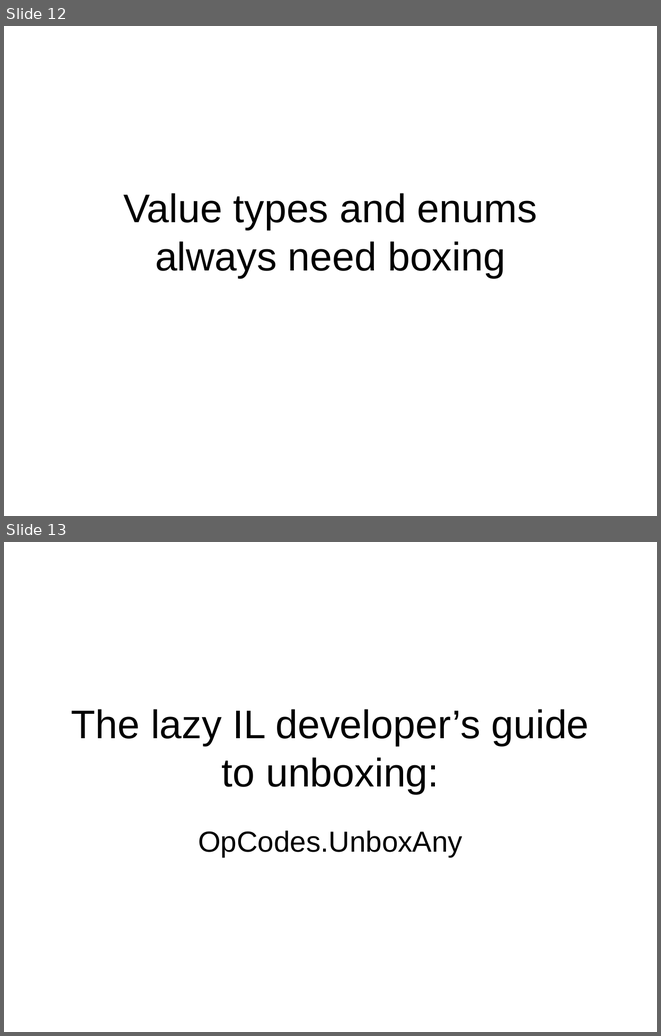
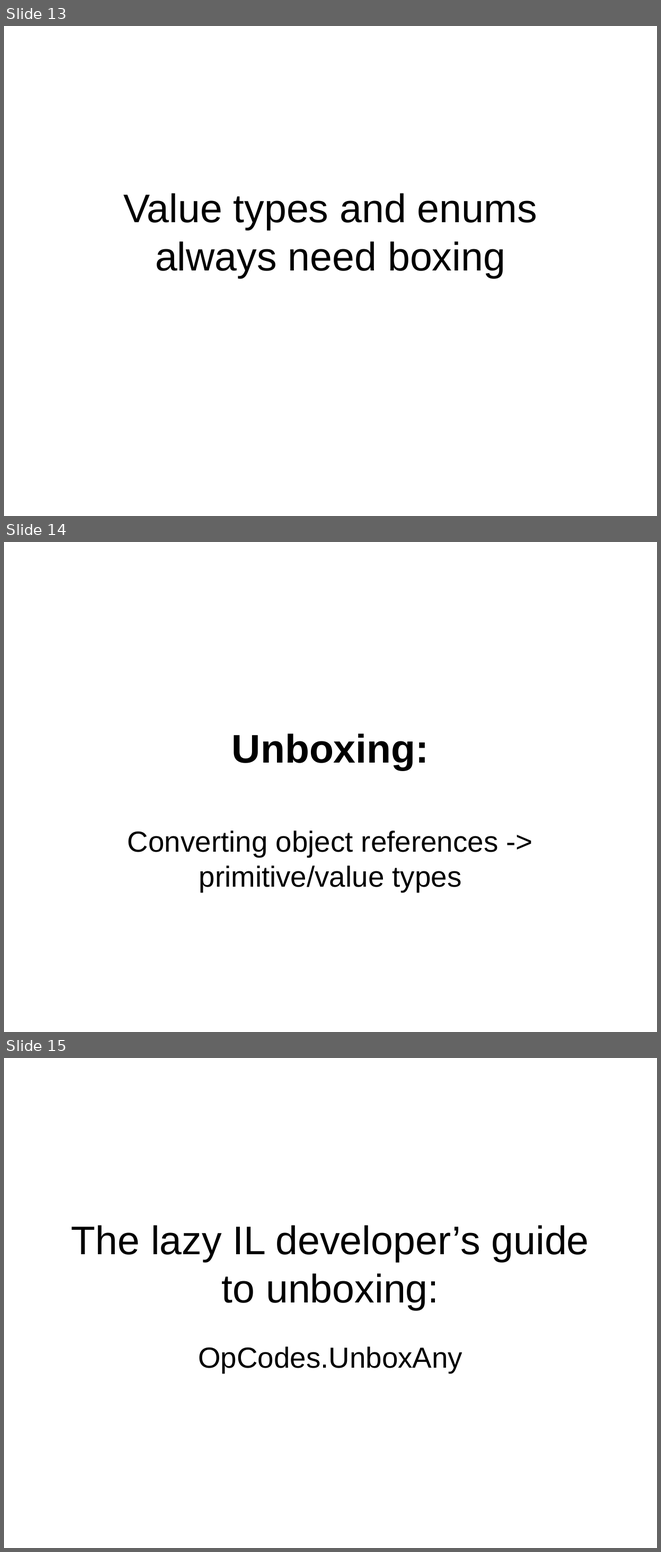
Before and after one commit to philiplaureano/ILRewritingTalk, a slide deck: Ten Simple Rules for Rewriting IL.ppt. Shown one above the other, each under a label of ours: slides 12 and 13 before the commit, slides 13, 14 and 15 after it. The pictures are 661x1036 and 661x1552 pixels, drawn with LibreOffice and Linux fonts; fonts in the diff are those of the drawing. Boxes give left, top, right and bottom in pixels: in the first picture for what was removed or moved away, otherwise in the second. Text is boxed around its words. In the diff, an @@ line names an element or a change of style, - is before the commit and + after.

```diff
--- a/Ten Simple Rules for Rewriting IL.ppt
+++ b/Ten Simple Rules for Rewriting IL.ppt
@@ slide 14 added at (4, 542, 657, 1032), background #FFFFFF @@
@@ title added at (232, 733, 429, 770), 44 pt, text #000000, bold @@
+Unboxing:
@@ subtitle added at (127, 830, 498, 892), 32 pt, text #000000 @@
+Converting object references -> primitive/value types
@@ what was slide 12 is now slide 13 @@
@@ what was slide 13 is now slide 15 @@
```
Also in this commit, not shown: 13 slides changed, 1 other slide added, 4 other files.
